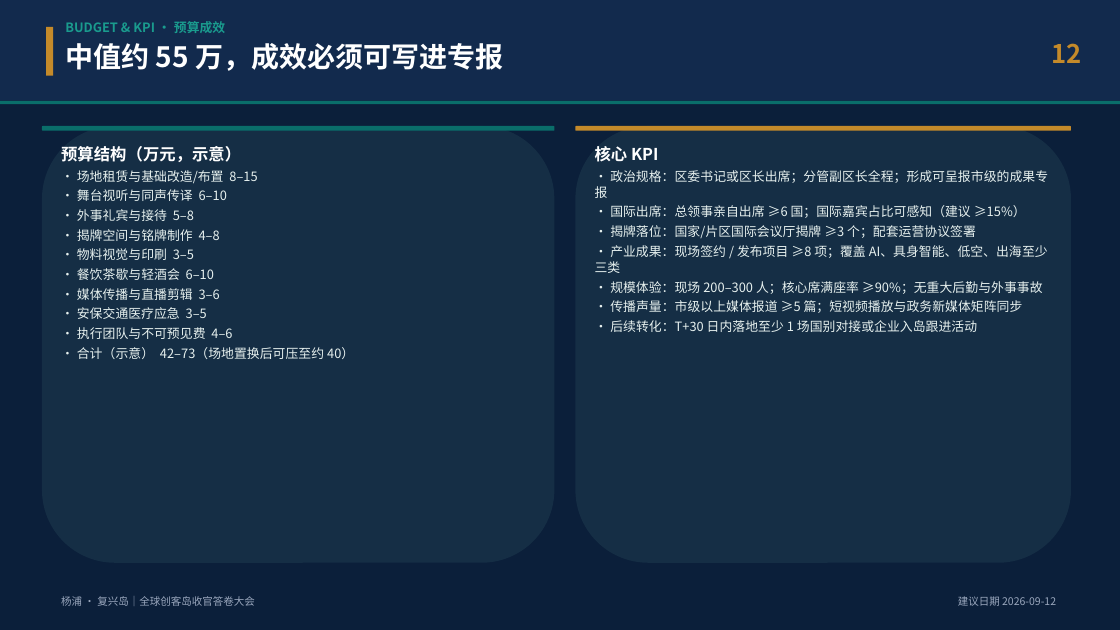
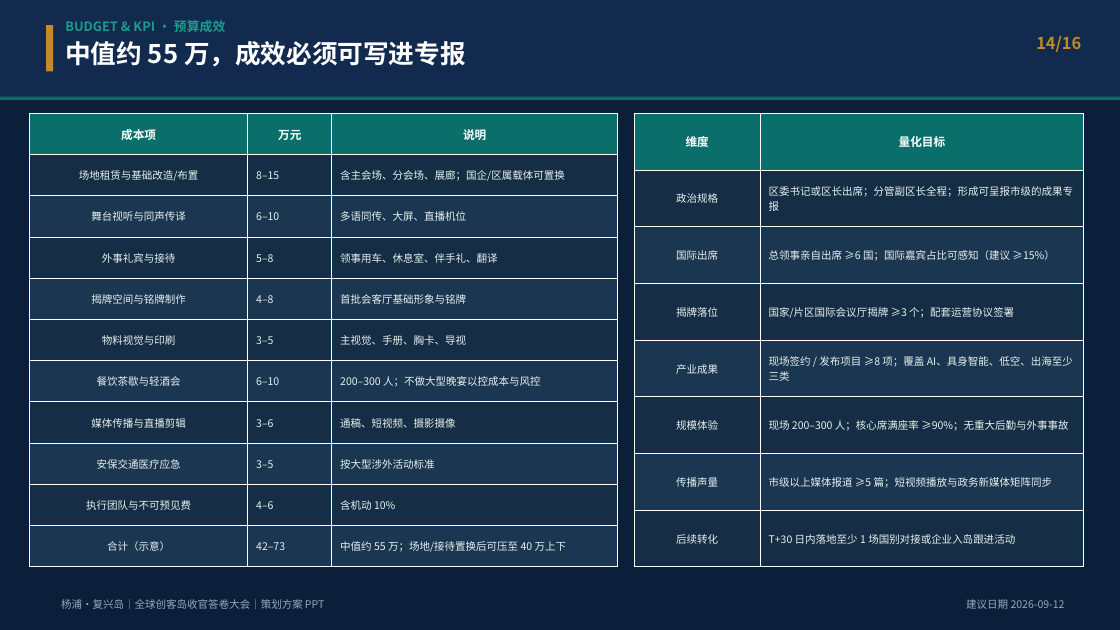
Before and after one commit to hujigang2010-maker/AIDEN, a slide deck: slide 14 of deliverables/复兴岛_全球创客岛_科创出海与具身智能国际大会_策划方案.pptx (slide 12 before the commit). Drawn at 1120x630 pixels with LibreOffice and Linux fonts; fonts in the diff are those of the drawing. Boxes give left, top, right and bottom in pixels: in the first picture for what was removed or moved away, otherwise in the second. Text is boxed around its words. In the diff, an @@ line names an element or a change of style, - is before the commit and + after.

```diff
--- a/deliverables/复兴岛_全球创客岛_科创出海与具身智能国际大会_策划方案.pptx
+++ b/deliverables/复兴岛_全球创客岛_科创出海与具身智能国际大会_策划方案.pptx
@@ rectangle resized from (x1=0, y1=0, x2=1120, y2=101) to (x1=0, y1=0, x2=1120, y2=97) @@
@@ rectangle moved from (x1=46, y1=27, x2=53, y2=76) to (x1=46, y1=25, x2=53, y2=71) @@
@@ text at (x1=65, y1=41, x2=466, y2=67): size 24 to 22 pt in "中值约 55 万，成效必须可写进专报" @@
@@ text at (x1=1036, y1=36, x2=1081, y2=52): text changed; size 22 to 14 pt @@
-12
+14/16
@@ rectangle moved from (x1=0, y1=101, x2=1120, y2=104) to (x1=0, y1=97, x2=1120, y2=100) @@
@@ table added at (x1=29, y1=113, x2=618, y2=567), 11 rows, 3 columns @@
+成本项 | 万元 | 说明
+场地租赁与基础改造/布置 | 8–15 | 含主会场、分会场、展廊；国企/区属载体可置换
+舞台视听与同声传译 | 6–10 | 多语同传、大屏、直播机位
+外事礼宾与接待 | 5–8 | 领事用车、休息室、伴手礼、翻译
+揭牌空间与铭牌制作 | 4–8 | 首批会客厅基础形象与铭牌
+物料视觉与印刷 | 3–5 | 主视觉、手册、胸卡、导视
+餐饮茶歇与轻酒会 | 6–10 | 200–300 人；不做大型晚宴以控成本与风控
+媒体传播与直播剪辑 | 3–6 | 通稿、短视频、摄影摄像
+安保交通医疗应急 | 3–5 | 按大型涉外活动标准
+执行团队与不可预见费 | 4–6 | 含机动 10%
+合计（示意） | 42–73 | 中值约 55 万；场地/接待置换后可压至 40 万上下
@@ table added at (x1=634, y1=113, x2=1084, y2=567), 8 rows, 2 columns @@
+维度 | 量化目标
+政治规格 | 区委书记或区长出席；分管副区长全程；形成可呈报市级的成果专报
+国际出席 | 总领事亲自出席 ≥6 国；国际嘉宾占比可感知（建议 ≥15%）
+揭牌落位 | 国家/片区国际会议厅揭牌 ≥3 个；配套运营协议签署
+产业成果 | 现场签约 / 发布项目 ≥8 项；覆盖 AI、具身智能、低空、出海至少三类
+规模体验 | 现场 200–300 人；核心席满座率 ≥90%；无重大后勤与外事事故
+传播声量 | 市级以上媒体报道 ≥5 篇；短视频播放与政务新媒体矩阵同步
+后续转化 | T+30 日内落地至少 1 场国别对接或企业入岛跟进活动
@@ rounded rectangle removed at (x1=42, y1=126, x2=555, y2=563) @@
@@ rounded rectangle removed at (x1=42, y1=126, x2=555, y2=131) @@
@@ text removed at (x1=61, y1=146, x2=354, y2=359) @@
-预算结构（万元，示意）
-· 场地租赁与基础改造/布置 8–15
-· 舞台视听与同声传译 6–10
-· 外事礼宾与接待 5–8
-· 揭牌空间与铭牌制作 4–8
-· 物料视觉与印刷 3–5
-· 餐饮茶歇与轻酒会 6–10
-· 媒体传播与直播剪辑 3–6
-· 安保交通医疗应急 3–5
-· 执行团队与不可预见费 4–6
-· 合计（示意） 42–73（场地置换后可压至约 40）
@@ rounded rectangle removed at (x1=576, y1=126, x2=1071, y2=563) @@
@@ rounded rectangle removed at (x1=576, y1=126, x2=1071, y2=131) @@
@@ text removed at (x1=595, y1=146, x2=1048, y2=332) @@
-核心 KPI
-· 政治规格：区委书记或区长出席；分管副区长全程；形成可呈报市级的成果专报
-· 国际出席：总领事亲自出席 ≥6 国；国际嘉宾占比可感知（建议 ≥15%）
-· 揭牌落位：国家/片区国际会议厅揭牌 ≥3 个；配套运营协议签署
-· 产业成果：现场签约 / 发布项目 ≥8 项；覆盖 AI、具身智能、低空、出海至少三类
-· 规模体验：现场 200–300 人；核心席满座率 ≥90%；无重大后勤与外事事故
-· 传播声量：市级以上媒体报道 ≥5 篇；短视频播放与政务新媒体矩阵同步
-· 后续转化：T+30 日内落地至少 1 场国别对接或企业入岛跟进活动
@@ text at (x1=61, y1=599, x2=324, y2=609): text changed @@
-杨浦 · 复兴岛｜全球创客岛收官答卷大会
+杨浦·复兴岛｜全球创客岛收官答卷大会｜策划方案 PPT
@@ text "建议日期 2026-09-12" moved from (x1=958, y1=596, x2=1056, y2=606) to (x1=966, y1=599, x2=1065, y2=609) @@
```
Also in this commit, not shown: 13 other slides changed, 2 slides added, 4 other files.
